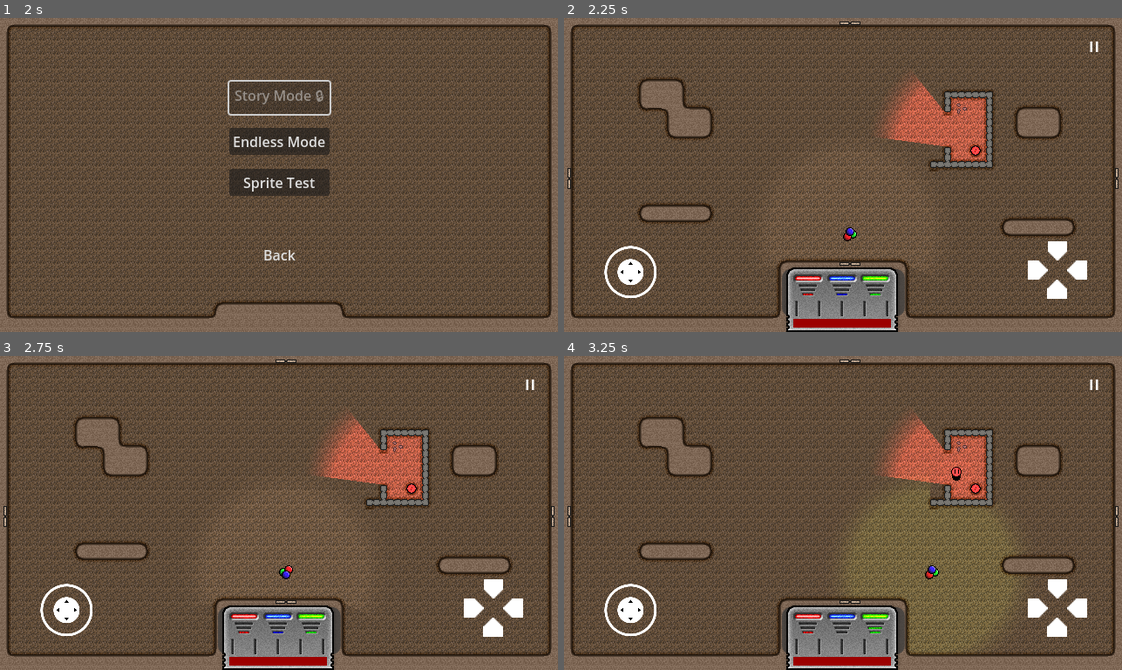
Above: before the commit, frames 1-4 (two rows, left to right).
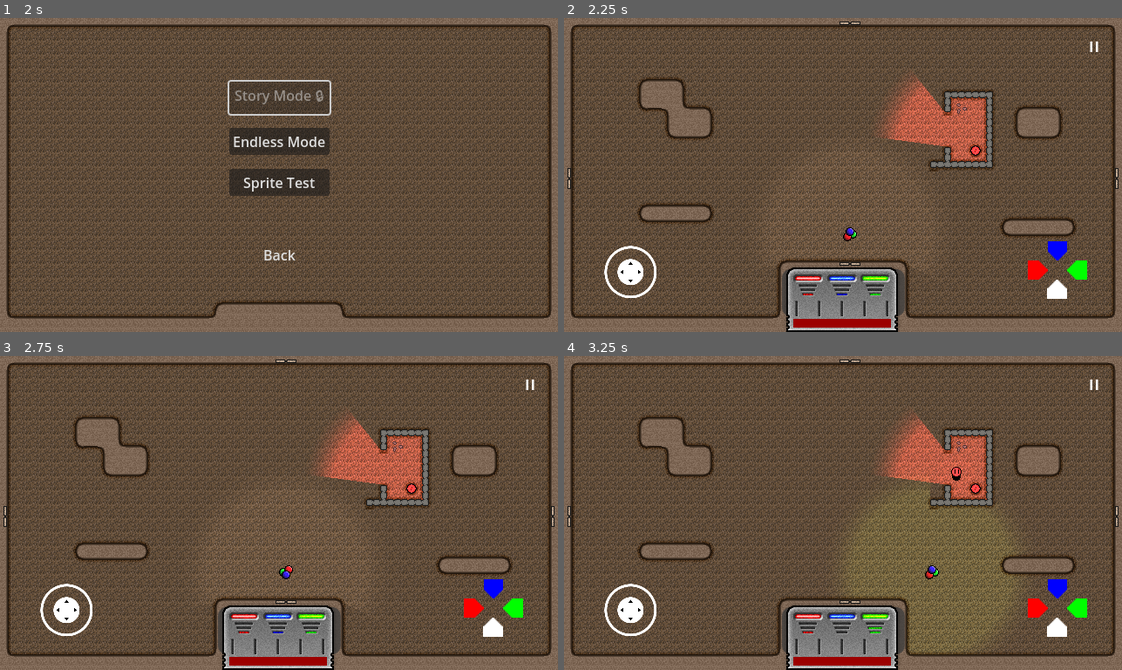
Above: after the commit, the same moments.

Repository: Degenerate-Games/shadows-below
Game: Godot game, scene res://scenes/menus/main_menu.tscn
Two runs of this game, one before a commit and one after it. Both use one fixed random seed, a clock stepped at 60 frames per second and the inputs below. Sound files missing from this copy of the repository are replaced by a short silence.
Inputs (mouse positions are in pixels of both pictures, inside the frame that each line leads up to):
- Up to frame 1 (2 s): click (279, 206) at 0.5 s; click (279, 206) at 1.25 s
- Up to frame 2 (2.25 s): click "Endless Mode" at 2 s
- Up to frame 3 (2.75 s): no input
- Up to frame 4 (3.25 s): tap Enter at 2.75 s; move the mouse to (965, 497) at 2.77 s; hold D (move_right) from 2.78 s (still down); tap I (mixing_ui_blue) at 2.85 s; click (965, 497) at 2.92 s; tap L (mixing_ui_green) at 3.05 s

Frame 1 is identical in both runs. In frame 2, 0.5% of the frame differs, in the area x 83-94%, y 71-84%; in frame 3, 0.5%; in frame 4, 0.5%.

Commit message:
Adjust colors of on screen doad

Diff:
--- a/project.godot
+++ b/project.godot
@@ -109,6 +109,10 @@
 ]
 }
 
+[input_devices]
+
+pointing/emulate_touch_from_mouse=true
+
 [layer_names]
 
 2d_physics/layer_1="Player"
--- a/scenes/ui/hud.tscn
+++ b/scenes/ui/hud.tscn
@@ -42,6 +42,7 @@
 offset_bottom = 440.0
 grow_vertical = 1
 scale = Vector2(0.3, 0.3)
+deadzone_size = 5.0
 joystick_mode = 1
 visibility_mode = 1
 action_left = "move_left"
@@ -62,6 +63,7 @@
 scale = Vector2(1.4, 1.4)
 
 [node name="Left" type="TouchScreenButton" parent="DPad"]
+self_modulate = Color(1, 0, 0, 1)
 position = Vector2(-4, 0)
 texture_normal = ExtResource("4_73twt")
 texture_pressed = ExtResource("5_ubflk")
@@ -70,21 +72,23 @@
 visibility_mode = 1
 
 [node name="Up" type="TouchScreenButton" parent="DPad"]
+self_modulate = Color(0, 0, 1, 1)
 position = Vector2(28, -16)
 rotation = 1.5708
 texture_normal = ExtResource("4_73twt")
 texture_pressed = ExtResource("5_ubflk")
 shape = SubResource("CircleShape2D_ww8iu")
-action = "mixing_ui_green"
+action = "mixing_ui_blue"
 visibility_mode = 1
 
 [node name="Right" type="TouchScreenButton" parent="DPad"]
+self_modulate = Color(0, 1, 0, 1)
 position = Vector2(44, 16)
 rotation = 3.14159
 texture_normal = ExtResource("4_73twt")
 texture_pressed = ExtResource("5_ubflk")
 shape = SubResource("CircleShape2D_fcsxw")
-action = "mixing_ui_blue"
+action = "mixing_ui_green"
 visibility_mode = 1
 
 [node name="Down" type="TouchScreenButton" parent="DPad"]
